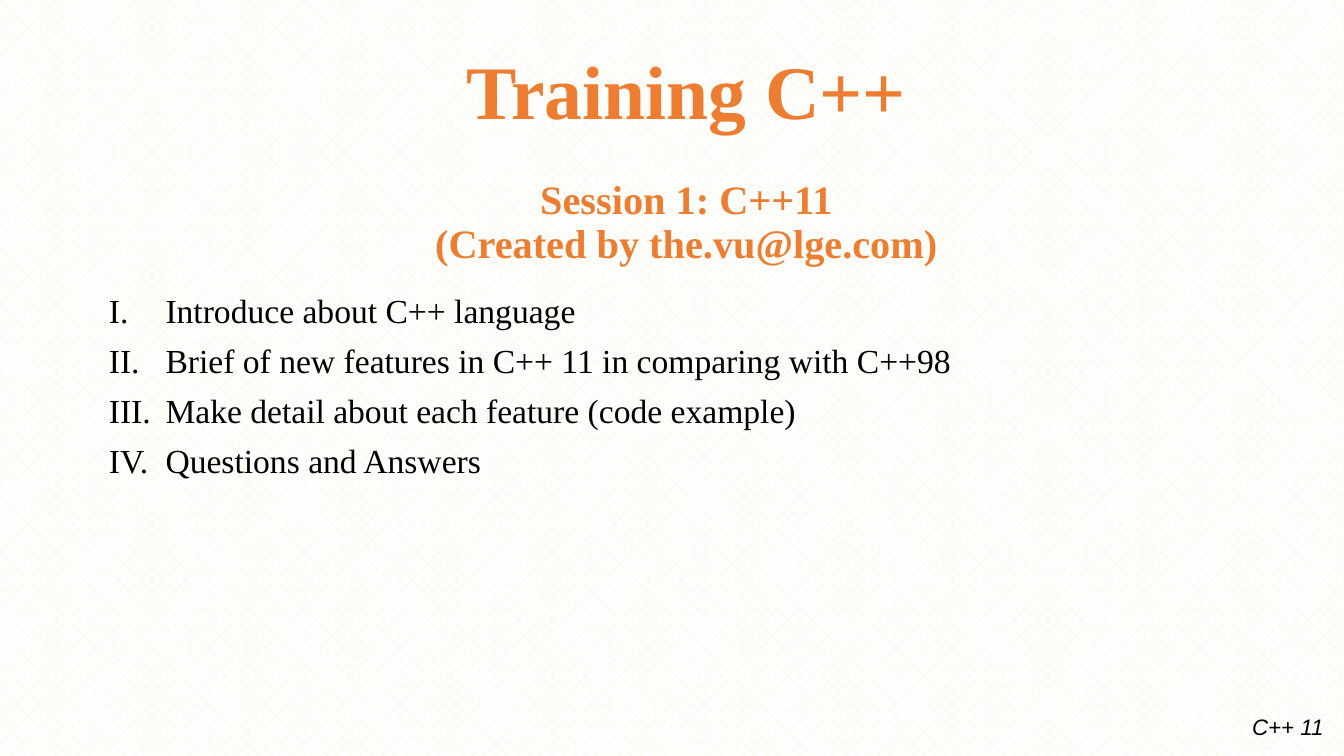
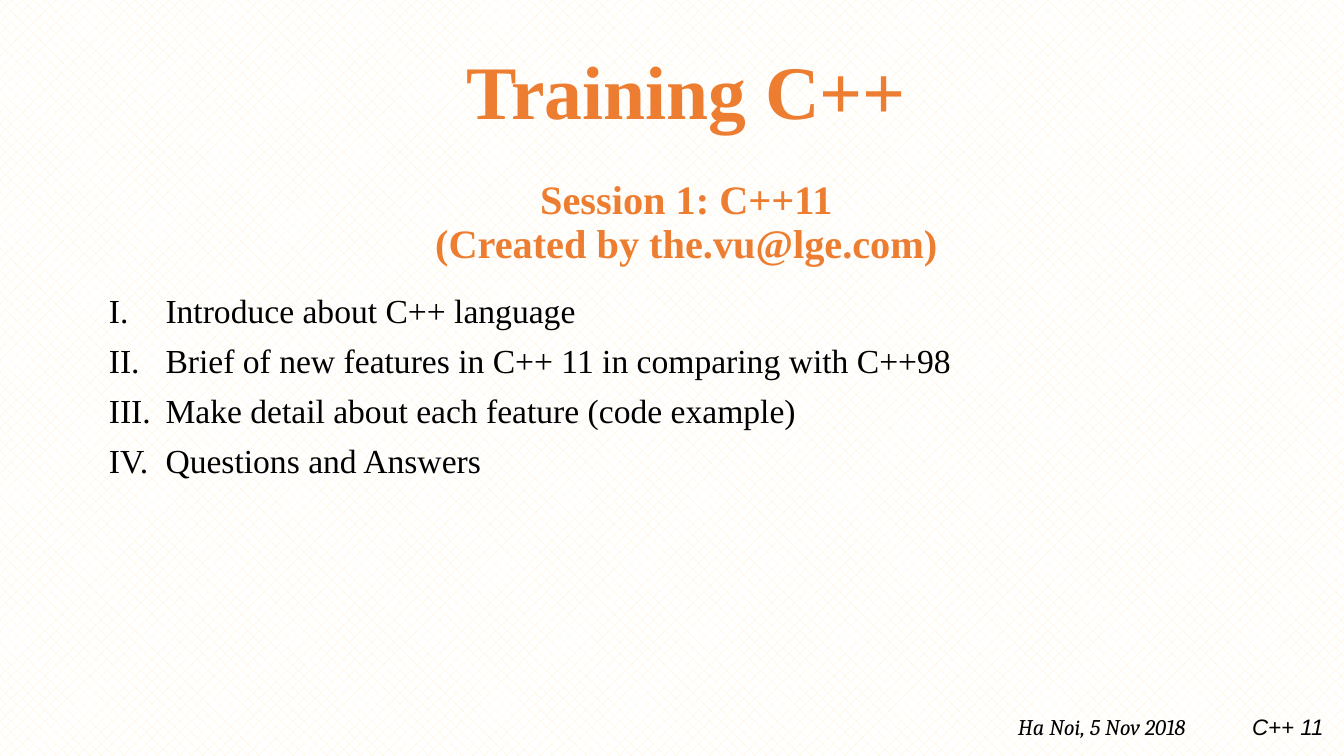
Before and after one commit to minhthedt/hello-world, a slide deck: slide 1 of Training/LG_Training_C++11.pptx. Drawn at 1344x756 pixels with LibreOffice and Linux fonts; fonts in the diff are those of the drawing; background and template pictures are left out. Boxes give left, top, right and bottom in pixels: in the first picture for what was removed or moved away, otherwise in the second. Text is boxed around its words. In the diff, an @@ line names an element or a change of style, - is before the commit and + after.

```diff
--- a/Training/LG_Training_C++11.pptx
+++ b/Training/LG_Training_C++11.pptx
@@ text added at <box>1018,720,1185,738</box>, 16 pt, text #000000, italic @@
+Ha Noi, 5 Nov 2018
```
Also in this commit, not shown: 2 other slides changed, 13 other files.
